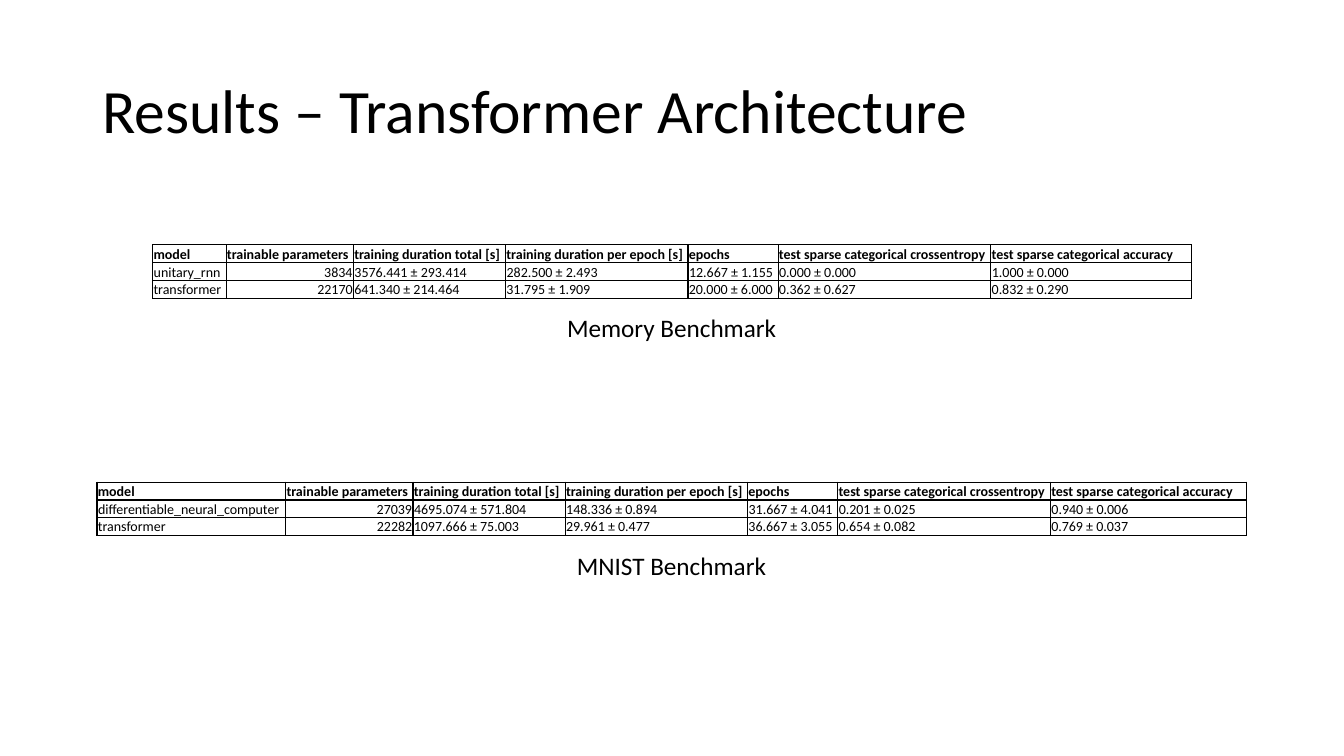
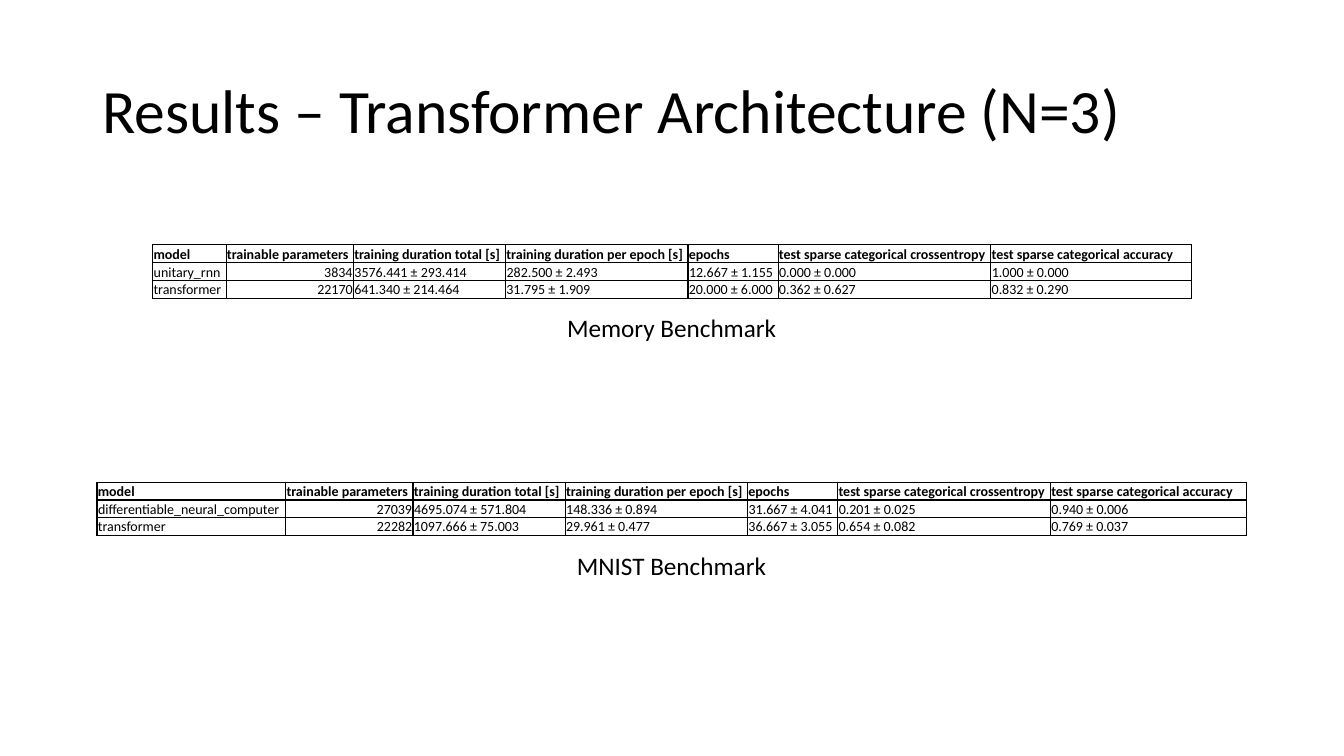
Before and after one commit to Oidlichtnwoada/NeuralNetworkArena, a slide deck: slide 18 of thesis/presentations/thesis_presentation.pptx. Drawn at 1344x756 pixels with LibreOffice and Linux fonts; fonts in the diff are those of the drawing. Boxes give left, top, right and bottom in pixels: in the first picture for what was removed or moved away, otherwise in the second. Text is boxed around its words. In the diff, an @@ line names an element or a change of style, - is before the commit and + after.

```diff
--- a/thesis/presentations/thesis_presentation.pptx
+++ b/thesis/presentations/thesis_presentation.pptx
@@ title at bbox=[102, 88, 1120, 142]: text changed @@
-Results – Transformer Architecture
+Results – Transformer Architecture (N=3)
```
Also in this commit, not shown: 2 other slides changed, 2 slides added.
